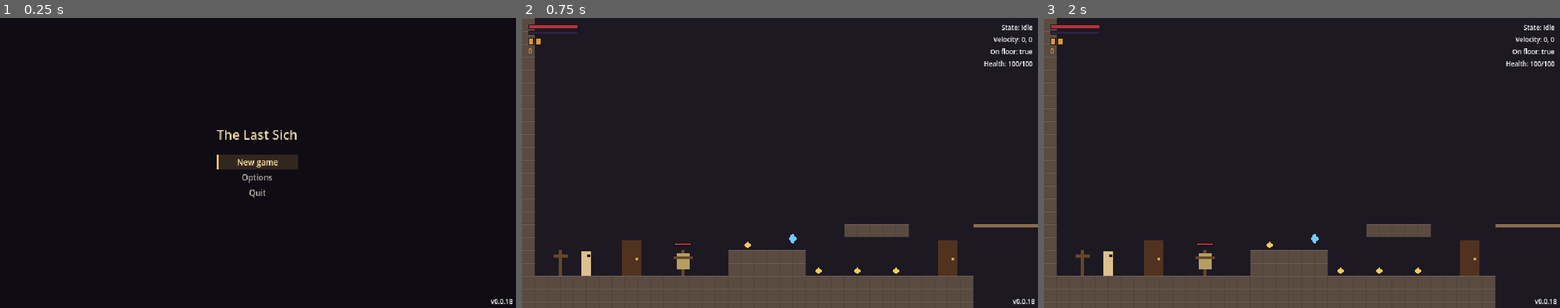
Above: before the commit, frames 1-3 (left to right).
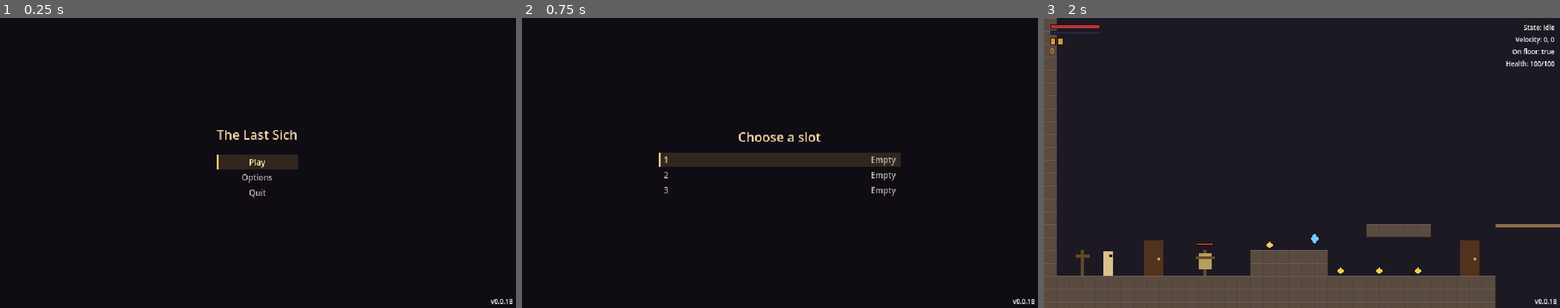
Above: after the commit, the same moments.

Repository: yuriisytnyk1996/The-Last-Sich
Game: Godot game, scene res://ui/menus/main_menu/main_menu.tscn
Two runs of this game, one before a commit and one after it. Both use one fixed random seed, a clock stepped at 60 frames per second and the inputs below.
Inputs (mouse positions are in pixels of both pictures, inside the frame that each line leads up to):
- Up to frame 1 (0.25 s): no input
- Up to frame 2 (0.75 s): click (780, 163) at 0.5 s, where only the run before the commit has a clickable "New game"
- Up to frame 3 (2 s): click (1302, 160) at 1.25 s, where only the run after the commit has a clickable "1"

The runs differ from the first frame. In frame 1, 0.1% of the frame differs, in the area x 46-54%, y 48-52%; in frame 2, 16%, in the area x 0-100%, y 0-100%; in frame 3, nothing differs.

Commit message:
feat(save): add save slots and a slot-select screen
Three save slots. The title screen's Continue loads the slot saved most
recently; Play opens a slot list showing each slot's zone, play time,
map explored and currency. An empty slot starts a new game, a taken one
can be continued or deleted (asked first). Old or damaged saves show as
such and can be replaced with a new game.

A new game saves at once so its slot shows as taken. Play time is
counted by a new PlayClock system and saved; the world saves the zone
and the map saves its explored share for the slot list.

Diff:
--- a/autoload/save_manager.gd
+++ b/autoload/save_manager.gd
@@ -12,10 +12,14 @@
 ## snapshot when they unload and restored when they load. The snapshot is
 ## written to disk on `save_game()`. In debug builds F8 deletes the save
 ## and restarts the game.
+##
+## There are `SLOT_COUNT` slots. The slot-select screen sets `slot` before
+## the world starts; everything else reads and writes that slot.
 
 ## 2: rooms were split into Deco, Layout and Logic, so node paths changed.
 const FORMAT_VERSION := 2
 const PERSISTENT_GROUP := &"persistent"
+const SLOT_COUNT := 3
 
 var slot := 0
 var _snapshot := _empty_snapshot()
@@ -45,6 +49,18 @@
 	return SaveFile.exists(slot)
 
 
+## The slot written most recently, or -1 when every slot is empty.
+func latest_slot() -> int:
+	var latest := -1
+	var latest_time := 0
+	for which in SLOT_COUNT:
+		var time := SaveFile.modified_time(which)
+		if SaveFile.exists(which) and (latest == -1 or time > latest_time):
+			latest = which
+			latest_time = time
+	return latest
+
+
 ## Reads the slot and hands every registered system its data. Returns
 ## false (and starts from a clean snapshot) when there is nothing to load.
 func load_game() -> bool:
@@ -71,9 +87,14 @@
 	_busy = false
 
 
-func delete_save() -> void:
-	SaveFile.delete(slot)
-	_snapshot = _empty_snapshot()
+## Deletes `which` (the current slot by default). The in-memory snapshot
+## is cleared only when it belongs to that slot.
+func delete_save(which := -1) -> void:
+	if which < 0:
+		which = slot
+	SaveFile.delete(which)
+	if which == slot:
+		_snapshot = _empty_snapshot()
 
 
 ## Remembers the state of a room's persistent nodes before it unloads.
--- a/components/save/save_file.gd
+++ b/components/save/save_file.gd
@@ -37,6 +37,18 @@
 	return data
 
 
+## Like `read()`, but never copies a file: for showing a slot, not loading
+## it. Falls back to the backup when the slot is unreadable.
+static func peek(slot: int) -> Dictionary:
+	var data := _read_json(path(slot))
+	return data if not data.is_empty() else _read_json(path(slot) + BACKUP_SUFFIX)
+
+
+## When the slot was last written (Unix time), or 0 when it doesn't exist.
+static func modified_time(slot: int) -> int:
+	return FileAccess.get_modified_time(path(slot)) if exists(slot) else 0
+
+
 static func write(slot: int, data: Dictionary) -> bool:
 	var main := path(slot)
 	var temp := main + TEMP_SUFFIX
--- /dev/null
+++ b/components/save/slot_summary.gd
@@ -0,0 +1,70 @@
+class_name SlotSummary
+extends RefCounted
+## What the slot-select screen shows about one save slot: whether it can
+## be loaded, the zone it was saved in, the play time and the currency.
+##
+## Read with `SaveFile.peek()`, so showing the slots never touches the
+## files. The values come from the global systems' own save data
+## (`world`, `play_clock`, `wallet`), so no system has to write a summary.
+
+enum State { EMPTY, READY, OLD, DAMAGED }
+
+var slot := 0
+var state := State.EMPTY
+var zone := ""
+var play_time := 0.0
+var currency := 0
+## Share of the map explored, 0 to 1.
+var explored := 0.0
+
+
+static func read(which: int) -> SlotSummary:
+	var summary := SlotSummary.new()
+	summary.slot = which
+	if not SaveFile.exists(which):
+		return summary
+	var data := SaveFile.peek(which)
+	if data.is_empty():
+		summary.state = State.DAMAGED
+	elif int(data.get("version", 0)) != SaveManager.FORMAT_VERSION:
+		summary.state = State.OLD
+	else:
+		summary.state = State.READY
+		summary._fill(data.get("global", {}))
+	return summary
+
+
+func is_empty() -> bool:
+	return state == State.EMPTY
+
+
+## The zone saved in, or "Unknown" for saves made before zones were kept.
+func zone_name() -> String:
+	return zone if zone != "" else "Unknown"
+
+
+## "42%", rounded down like the map page.
+func explored_text() -> String:
+	return "%d%%" % floori(explored * 100.0)
+
+
+## "1h 05m" or "12m".
+func play_time_text() -> String:
+	var minutes := int(play_time) / 60
+	if minutes < 60:
+		return "%dm" % minutes
+	return "%dh %02dm" % [minutes / 60, minutes % 60]
+
+
+func _fill(global: Variant) -> void:
+	if not global is Dictionary:
+		return
+	zone = str(_section(global, "world").get("zone", ""))
+	play_time = maxf(float(_section(global, "play_clock").get("seconds", 0.0)), 0.0)
+	currency = maxi(int(_section(global, "wallet").get("amount", 0)), 0)
+	explored = clampf(float(_section(global, "world_map").get("explored", 0.0)), 0.0, 1.0)
+
+
+static func _section(global: Dictionary, key: String) -> Dictionary:
+	var section: Variant = global.get(key)
+	return section if section is Dictionary else {}
--- a/levels/map/world_map.gd
+++ b/levels/map/world_map.gd
@@ -139,7 +139,13 @@
 	var cells := []
 	for cell in revealed:
 		cells.append([cell.x, cell.y])
-	return {"rooms": saved_rooms, "revealed": cells, "player_marks": player_marks.to_data()}
+	return {
+		"rooms": saved_rooms,
+		"revealed": cells,
+		"player_marks": player_marks.to_data(),
+		# Read only by the slot list (`SlotSummary`); recomputed on load.
+		"explored": completion(),
+	}
 
 
 func apply_save_data(data: Dictionary) -> void:
--- /dev/null
+++ b/levels/play_clock.gd
@@ -0,0 +1,25 @@
+class_name PlayClock
+extends Node
+## Counts the time played in this save slot (global save system
+## "play_clock"). It stops while the tree is paused, so menus and room
+## transitions don't count. Shown on the slot-select screen.
+
+var save_id := &"play_clock"
+## Seconds played in this slot, across sessions.
+var seconds := 0.0
+
+
+func _ready() -> void:
+	SaveManager.register(self)
+
+
+func _process(delta: float) -> void:
+	seconds += delta
+
+
+func get_save_data() -> Dictionary:
+	return {"seconds": seconds}
+
+
+func apply_save_data(data: Dictionary) -> void:
+	seconds = maxf(float(data.get("seconds", 0.0)), 0.0)
--- a/levels/world.gd
+++ b/levels/world.gd
@@ -12,7 +12,8 @@
 ## The world is a global save system (see `SaveManager`): it saves the
 ## last rest point, and on start it loads the save and wakes the player
 ## there. Resting writes the save to disk, and so does dying, so quitting
-## can't undo the death penalty (see `DeathPenalty`).
+## can't undo the death penalty (see `DeathPenalty`). A new game saves at
+## once, so its slot shows as taken on the slot-select screen.
 ##
 ## Travel between rest points: after a rest with travel unlocked it opens
 ## the kneel prompt, and on `Events.travel_requested` it fades out, loads
@@ -49,6 +50,7 @@
 	else:
 		_rest_room = ""
 		_load_room(start_room, &"")
+		SaveManager.save_game(room)
 
 
 ## Runs only while the tree isn't paused, so the pause menu can't open
@@ -66,7 +68,8 @@
 
 
 func get_save_data() -> Dictionary:
-	return {"rest_room": _rest_room, "rest_path": String(_rest_path)}
+	var zone := room.map_zone if room else ""
+	return {"rest_room": _rest_room, "rest_path": String(_rest_path), "zone": zone}
 
 
 func apply_save_data(data: Dictionary) -> void:
--- a/levels/world.tscn
+++ b/levels/world.tscn
@@ -10,6 +10,7 @@
 [ext_resource type="Script" path="res://levels/death_penalty.gd" id="8_penalty"]
 [ext_resource type="Script" path="res://levels/map/world_map.gd" id="9_map"]
 [ext_resource type="Resource" path="res://levels/map/map_catalog.tres" id="10_catalog"]
+[ext_resource type="Script" path="res://levels/play_clock.gd" id="11_clock"]
 
 [node name="World" type="Node2D"]
 script = ExtResource("1_world")
@@ -27,6 +28,9 @@
 player = NodePath("../Player")
 death_penalty = NodePath("../DeathPenalty")
 catalog = ExtResource("10_catalog")
+
+[node name="PlayClock" type="Node" parent="."]
+script = ExtResource("11_clock")
 
 [node name="HUD" parent="." instance=ExtResource("5_hud")]
 
--- /dev/null
+++ b/ui/menus/main_menu/slot_row.gd
@@ -0,0 +1,43 @@
+class_name SlotRow
+extends Button
+## One save slot on the slot-select screen: the slot number and zone on
+## the left, play time, map explored and currency on the right, or
+## "Empty".
+
+const WIDTH := 300.0
+
+var summary: SlotSummary
+
+var _details := Label.new()
+
+
+func _init() -> void:
+	alignment = HORIZONTAL_ALIGNMENT_LEFT
+	custom_minimum_size.x = WIDTH
+	_details.horizontal_alignment = HORIZONTAL_ALIGNMENT_RIGHT
+	_details.vertical_alignment = VERTICAL_ALIGNMENT_CENTER
+	_details.mouse_filter = Control.MOUSE_FILTER_IGNORE
+	_details.set_anchors_and_offsets_preset(Control.PRESET_FULL_RECT)
+	_details.offset_right = -6.0
+	add_child(_details)
+
+
+func show_summary(new_summary: SlotSummary) -> void:
+	summary = new_summary
+	var number := summary.slot + 1
+	match summary.state:
+		SlotSummary.State.EMPTY:
+			text = "%d" % number
+			_details.text = "Empty"
+		SlotSummary.State.OLD:
+			text = "%d  Old save" % number
+			_details.text = "Can't be loaded"
+		SlotSummary.State.DAMAGED:
+			text = "%d  Damaged save" % number
+			_details.text = "Can't be loaded"
+		_:
+			text = "%d  %s" % [number, summary.zone_name()]
+			_details.text = (
+				"%s   %s   %d coins"
+				% [summary.play_time_text(), summary.explored_text(), summary.currency]
+			)
--- /dev/null
+++ b/ui/menus/main_menu/slot_screen.gd
@@ -0,0 +1,46 @@
+class_name SlotScreen
+extends MenuScreen
+## One taken save slot. A loadable slot offers Continue; an old or damaged
+## one offers a new game in its place (asked first). Both can be deleted.
+
+var _summary: SlotSummary
+
+
+func _init(summary: SlotSummary) -> void:
+	_summary = summary
+
+
+func _build() -> void:
+	add_title("Slot %d" % (_summary.slot + 1))
+	if _summary.state == SlotSummary.State.READY:
+		add_text("%s, %s played" % [_summary.zone_name(), _summary.play_time_text()])
+		add_gap()
+		add_button("Continue", _continue)
+	else:
+		add_text("This save can't be loaded.")
+		add_gap()
+		add_button("New game here", _confirm_new_game)
+	add_button("Delete", _confirm_delete)
+	add_button("Back", go_back)
+
+
+func _continue() -> void:
+	SlotsScreen.play(get_tree(), _summary.slot, false)
+
+
+func _confirm_new_game() -> void:
+	var question := "Start a new game in slot %d? The old save will be lost." % (_summary.slot + 1)
+	var start := func() -> void: SlotsScreen.play(get_tree(), _summary.slot, true)
+	menu.push(ConfirmScreen.new(question, start))
+
+
+func _confirm_delete() -> void:
+	var question := "Delete slot %d? This can't be undone." % (_summary.slot + 1)
+	menu.push(ConfirmScreen.new(question, _delete))
+
+
+## Back past the question and this page, to the slot list.
+func _delete() -> void:
+	SaveManager.delete_save(_summary.slot)
+	menu.pop()
+	menu.pop()
--- /dev/null
+++ b/ui/menus/main_menu/slots_screen.gd
@@ -0,0 +1,47 @@
+class_name SlotsScreen
+extends MenuScreen
+## The slot-select page: one row per save slot. An empty slot starts a new
+## game in it at once; a taken one opens `SlotScreen` (continue, delete).
+## The rows are read again whenever the page comes back on top, so a
+## deleted slot shows as empty.
+
+const WORLD := "res://levels/world.tscn"
+
+var _rows: Array[SlotRow] = []
+
+
+func _build() -> void:
+	add_title("Choose a slot")
+	add_gap()
+	for which in SaveManager.SLOT_COUNT:
+		var row := SlotRow.new()
+		row.pressed.connect(_on_row_pressed.bind(row))
+		add_child(row)
+		_rows.append(row)
+	_refresh()
+	visibility_changed.connect(_on_visibility_changed)
+
+
+## Starts the world on `which`. A new game clears whatever the slot held.
+static func play(tree: SceneTree, which: int, new_game: bool) -> void:
+	if new_game:
+		SaveManager.delete_save(which)
+	SaveManager.slot = which
+	tree.change_scene_to_file(WORLD)
+
+
+func _on_row_pressed(row: SlotRow) -> void:
+	if row.summary.is_empty():
+		play(get_tree(), row.summary.slot, true)
+	else:
+		menu.push(SlotScreen.new(row.summary))
+
+
+func _on_visibility_changed() -> void:
+	if visible:
+		_refresh()
+
+
+func _refresh() -> void:
+	for which in _rows.size():
+		_rows[which].show_summary(SlotSummary.read(which))
--- a/ui/menus/main_menu/title_screen.gd
+++ b/ui/menus/main_menu/title_screen.gd
@@ -1,20 +1,23 @@
 class_name TitleScreen
 extends MenuScreen
-## First page of the main menu. Continue only shows when there is a save.
+## First page of the main menu. Continue loads the slot saved most
+## recently and only shows when a slot is taken; Play opens the slot list.
 ## Quit is hidden on phones, where apps aren't closed from inside.
 
-const WORLD := "res://levels/world.tscn"
+var _continue: Button
 
 
 func _build() -> void:
 	add_title("The Last Sich")
 	add_gap(12)
-	if SaveManager.has_save():
-		add_button("Continue", _start)
-	add_button("New game", _new_game)
+	_continue = add_button("Continue", _on_continue)
+	add_button("Play", func() -> void: menu.push(SlotsScreen.new()))
 	add_button("Options", func() -> void: menu.push(OptionsScreen.new()))
 	if not OS.has_feature("mobile") and not OS.has_feature("web"):
 		add_button("Quit", get_tree().quit)
+	_refresh()
+	# A slot may have been deleted on the slot pages.
+	visibility_changed.connect(_refresh)
 
 
 ## The root screen stays put on back.
@@ -22,18 +25,19 @@
 	pass
 
 
-func _new_game() -> void:
-	if not SaveManager.has_save():
-		_start()
-		return
-	var question := "Start a new game? Your saved progress will be lost."
-	menu.push(ConfirmScreen.new(question, _start_over))
+func _refresh() -> void:
+	_continue.visible = _loadable_latest() >= 0
 
 
-func _start_over() -> void:
-	SaveManager.delete_save()
-	_start()
+## The latest slot, or -1 when there is none or it can't be loaded.
+func _loadable_latest() -> int:
+	var latest := SaveManager.latest_slot()
+	if latest >= 0 and SlotSummary.read(latest).state == SlotSummary.State.READY:
+		return latest
+	return -1
 
 
-func _start() -> void:
-	get_tree().change_scene_to_file(WORLD)
+func _on_continue() -> void:
+	var latest := _loadable_latest()
+	if latest >= 0:
+		SlotsScreen.play(get_tree(), latest, false)
Not shown, added: components/save/slot_summary.gd.uid
Not shown, added: levels/play_clock.gd.uid
Not shown, added: ui/menus/main_menu/slot_row.gd.uid
Not shown, added: ui/menus/main_menu/slot_screen.gd.uid
Not shown, added: ui/menus/main_menu/slots_screen.gd.uid
Not shown, changed: docs/guide/project-structure.md
Not shown, changed: docs/roadmap.md
Not shown, changed: docs/systems/map.md
Not shown, changed: docs/systems/menus.md
Not shown, changed: docs/systems/save-system.md
